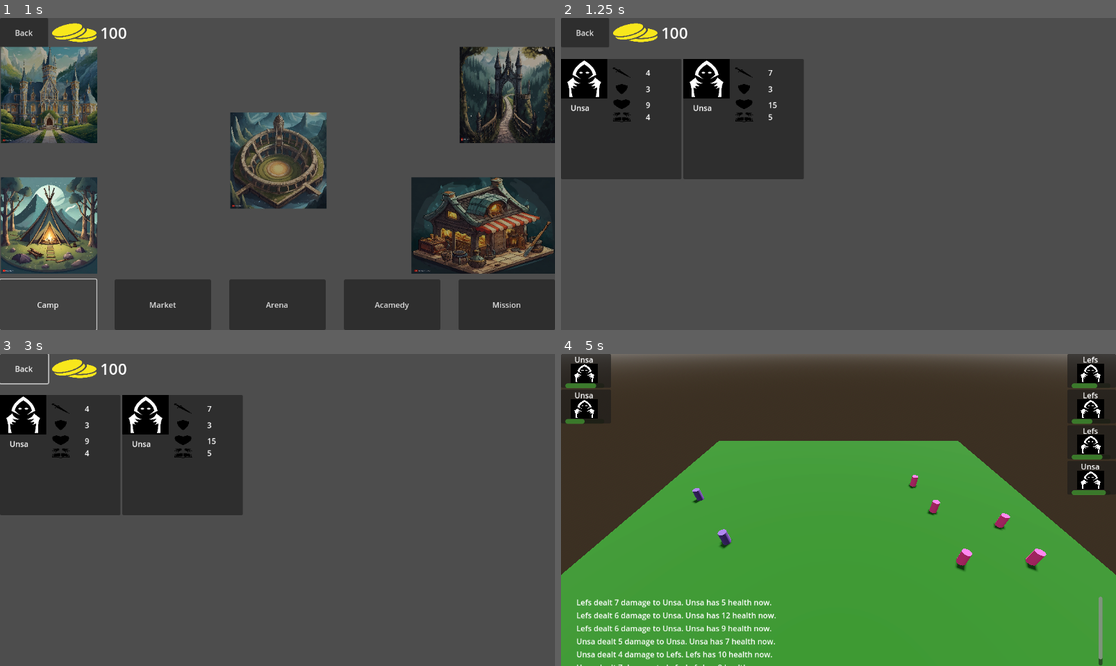
Above: before the commit, frames 1-4 (two rows, left to right).
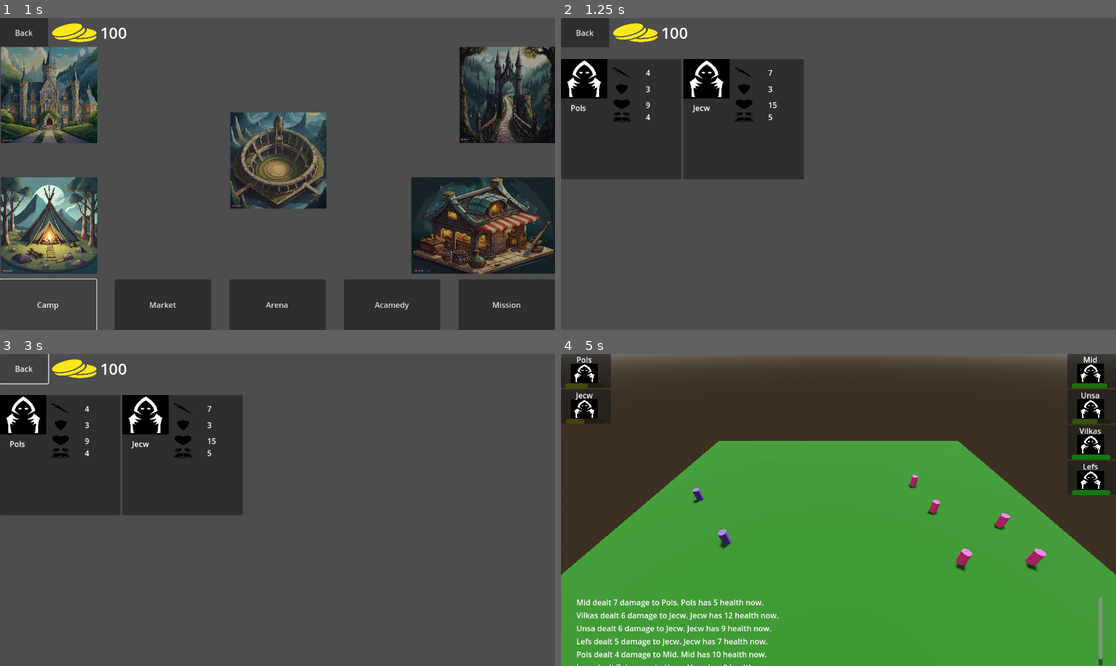
Above: after the commit, the same moments.

Repository: ualisars/ManagementPrototype
Game: Godot game, scene res://Interface/player_interface.tscn
Two runs of this game, one before a commit and one after it. Both use one fixed random seed, a clock stepped at 60 frames per second and the inputs below.
Inputs (mouse positions are in pixels of both pictures, inside the frame that each line leads up to):
- Up to frame 1 (1 s): click "Camp" at 0.5 s
- Up to frame 2 (1.25 s): no input
- Up to frame 3 (3 s): move the mouse to (399, 494) at 1.27 s; press the mouse at (399, 494) at 1.28 s; tap Enter at 2 s; move the mouse to (166, 525) at 2.02 s; release the mouse at (166, 525) at 2.03 s; click (166, 525) at 2.1 s; click "Back" at 2.75 s
- Up to frame 4 (5 s): click "Market" at 3.5 s; click "Arena" at 4.25 s

Frame 1 is identical in both runs. In frame 2, less than 0.1% of the frame differs, in the area x 1-28%, y 27-31%; in frame 3, less than 0.1%; in frame 4, 3.0%, in the area x 0-100%, y 0-100%.

Commit message:
add lerp to health bar

Diff:
--- a/Characters/characteristic.gd
+++ b/Characters/characteristic.gd
@@ -10,19 +10,20 @@
 var id: int
 var is_belongs_to_player: int
 
-var names: Array = ["Arw", "Teon", "Mid", "Jecw", "Unsa", "Lefs", "Yevil"]
-
 func _init() -> void:
 	health = rng.randi_range(8, 20)
 	attack = rng.randi_range(4, 7)
 	defense = rng.randi_range(1, 3)
 	cast_speed = rng.randi_range(2, 5)
-	character_name = names.pick_random()
 
 	cost = health + attack + defense - cast_speed
 
 func add_id(new_id: int) -> void:
 	id = new_id
 
+
+func add_character_name(_character_name: String) -> void:
+	character_name = _character_name
+
 func add_belonging_to_player(is_player: bool) -> void:
 	is_belongs_to_player = is_player
--- a/Interface/arena_sidebar.gd
+++ b/Interface/arena_sidebar.gd
@@ -15,7 +15,7 @@
 
 		character_fight_info.set_character_name(characteristic.character_name)
 		character_fight_info.set_max_health(characteristic.health)
-
+		character_fight_info.set_character_id(characteristic.id)
 
 func add_player_characters(characteristics: Array):
 	add_characters(characteristics, true)
--- a/Interface/character_fight_info.gd
+++ b/Interface/character_fight_info.gd
@@ -2,7 +2,23 @@
 
 @onready var health_bar: ProgressBar = $HealthBar
 @onready var character_name_label: Label = $CharacterNameLabel
+
+var red: Color = Color.RED
+var green: Color = Color.GREEN
+
 var character_id: int
+
+var max_health: int:
+	set(new_health):
+		max_health = new_health
+		health_bar.max_value = new_health
+
+var current_health: int:
+	set(new_health):
+		current_health = new_health
+		health_bar.value = current_health
+		var color = red.lerp(green, float(current_health) / float(max_health))
+		health_bar.modulate = color
 
 func set_character_name(character_name: String) -> void:
 	character_name_label.text = character_name
@@ -11,14 +27,12 @@
 	character_id = _character_id
 
 func set_max_health(health: int) -> void:
-	health_bar.max_value = health
-
-func set_current_health(current_health: int) -> void:
-	health_bar.value = current_health
+	max_health = health
 
 func _ready() -> void:
+	health_bar.modulate = green
 	Messenger.UNIT_ATTACKED.connect(on_character_attacked)
 
-func on_character_attacked(attack_character: Node, defend_character: Node) -> void:
+func on_character_attacked(_attack_character: Node, defend_character: Node) -> void:
 	if character_id == defend_character.id:
-		set_current_health(defend_character.health)
+		current_health = defend_character.health
--- a/World/CharacterGenerator.gd
+++ b/World/CharacterGenerator.gd
@@ -1,6 +1,22 @@
 extends Node
 
 var CharacteristicClass: PackedScene = preload("res://Characters/characteristic.tscn")
+
+var rng = RandomNumberGenerator.new()
+
+var names: Array = [
+	"Arw",
+	"Teon",
+	"Mid",
+	"Jecw",
+	"Unsa",
+	"Lefs",
+	"Yevil",
+	"Vilkas",
+	"Pols",
+	"Gen",
+	"Trendor"
+]
 
 var id: int = 1
 
@@ -10,10 +26,23 @@
 	var characteristic = CharacteristicClass.instantiate()
 	characteristic.add_id(id)
 	characteristic.add_belonging_to_player(is_player)
+
+	var character_name = pick_name()
+
+	characteristic.add_character_name(character_name)
 	id += 1
 
 	return characteristic
 
+
+func pick_name() -> String:
+	var index = rng.randi_range(0, names.size() - 1)
+
+	var character_name = names[index]
+
+	names.remove_at(index)
+
+	return character_name
 
 func add_academy_characters() -> void:
 	for i in range(5):
--- a/World/Player.gd
+++ b/World/Player.gd
@@ -8,8 +8,7 @@
 
 func _ready() -> void:
 	for i in range(2):
-		var characteristic = CharacteristicClass.instantiate()
-		characteristic.add_belonging_to_player(true)
+		var characteristic = CharacterGenerator.create_character(true)
 		party.append(characteristic)
 
 	Messenger.connect("UNIT_HIRED", on_character_hired)
